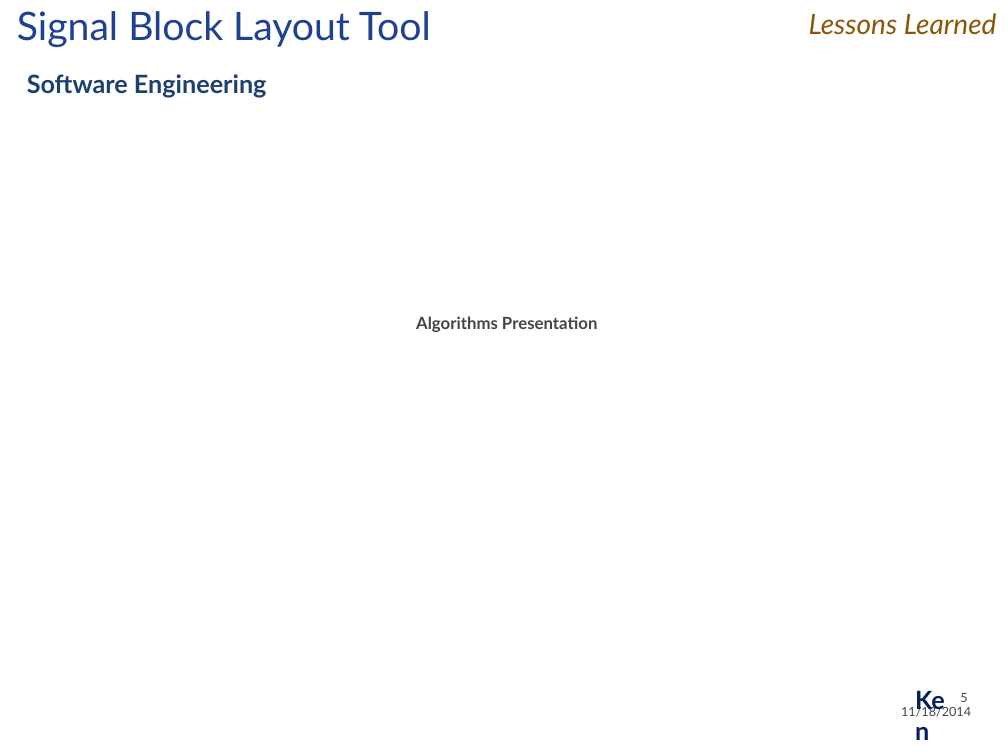
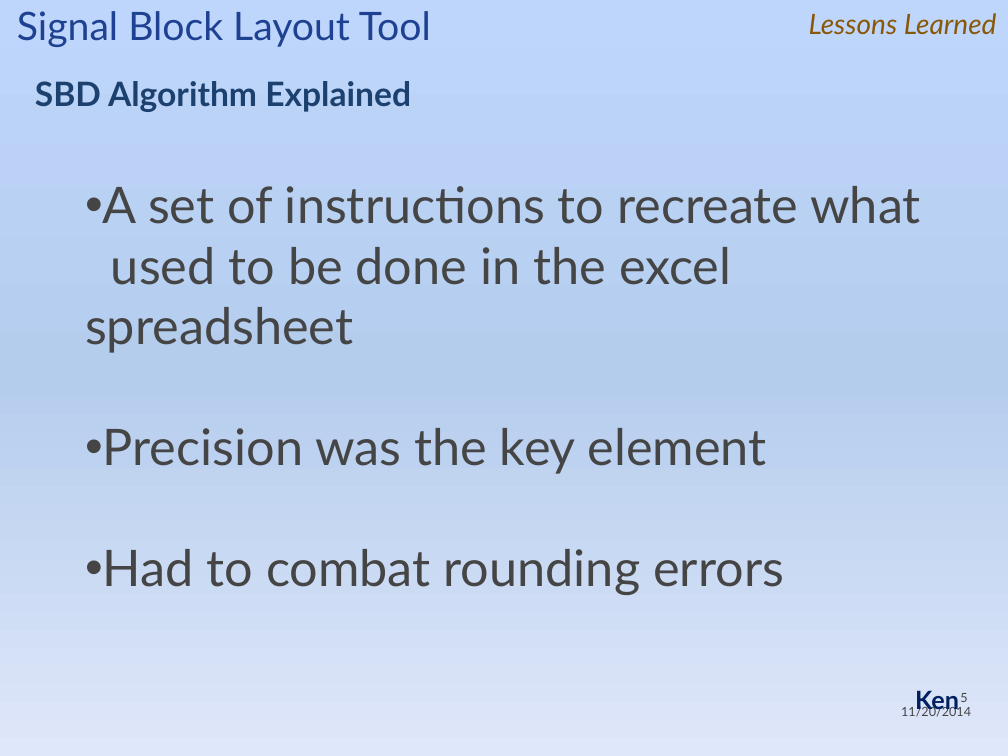
Before and after one commit to Topgun122104/SeniorProj, a slide deck: slide 5 of Documents/Presentations/Senior Design Project Summary Presentation Nov 14.pptx. Drawn at 1008x756 pixels with LibreOffice and Linux fonts; fonts in the diff are those of the drawing; background and template pictures are left out. Boxes give left, top, right and bottom in pixels: in the first picture for what was removed or moved away, otherwise in the second. Text is boxed around its words. In the diff, an @@ line names an element or a change of style, - is before the commit and + after.

```diff
--- a/Documents/Presentations/Senior Design Project Summary Presentation Nov 14.pptx
+++ b/Documents/Presentations/Senior Design Project Summary Presentation Nov 14.pptx
@@ background #FFFFFF to gradient #BFD6FC to #B5CDED to #DFE7FA @@
@@ text at (35,81,411,112): text changed; size 18 to 24 pt @@
-Software Engineering
+SBD Algorithm Explained
@@ text added at (85,186,920,595), 36 pt, text #454545 @@
+• A set of instructions to recreate what
+used to be done in the excel spreadsheet
+• Precision was the key element
+• Had to combat rounding errors
@@ text removed at (416,316,598,332) @@
-Algorithms Presentation
@@ text "Ken" rewrapped from (905,679,969,720) to (915,690,959,714) @@
@@ text at (901,705,971,717): text changed @@
-11/18/2014
+11/20/2014
```
Also in this commit, not shown: 1 other slide changed, 1 slide added, 1 slide removed, 1 other file.
